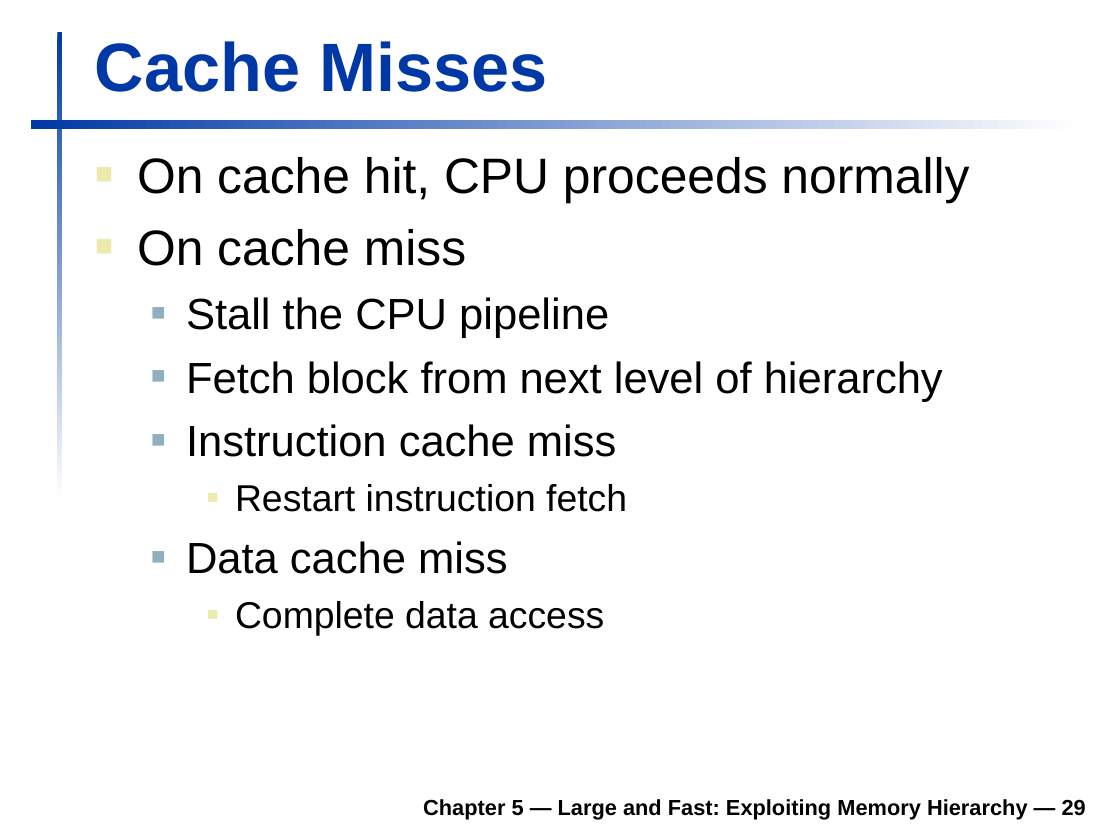
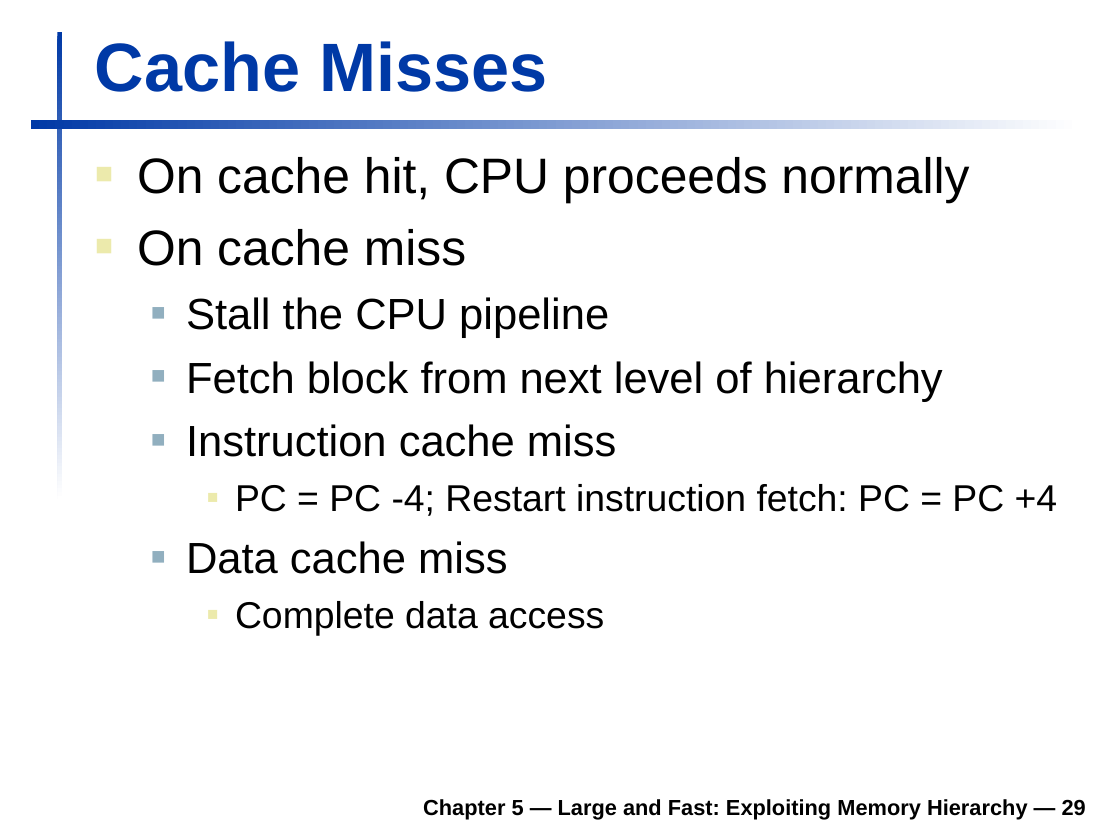
Before and after one commit to TheLethalCode/KGP_Academics, a slide deck: slide 29 of Sem_5/COA/Slides/6_MemoryHieararchy.ppt. Drawn at 1120x840 pixels with LibreOffice and Linux fonts; fonts in the diff are those of the drawing; background and template pictures are left out. Boxes give left, top, right and bottom in pixels: in the first picture for what was removed or moved away, otherwise in the second. Text is boxed around its words. In the diff, an @@ line names an element or a change of style, - is before the commit and + after.

```diff
--- a/Sem_5/COA/Slides/6_MemoryHieararchy.ppt
+++ b/Sem_5/COA/Slides/6_MemoryHieararchy.ppt
@@ text at [235, 484, 1058, 516]: text changed @@
-    ■ Restart instruction fetch
+    ■ PC = PC -4; Restart instruction fetch: PC = PC +4
```
Also in this commit, not shown: 9 other slides changed, 3 slides added, 30 slides removed.
